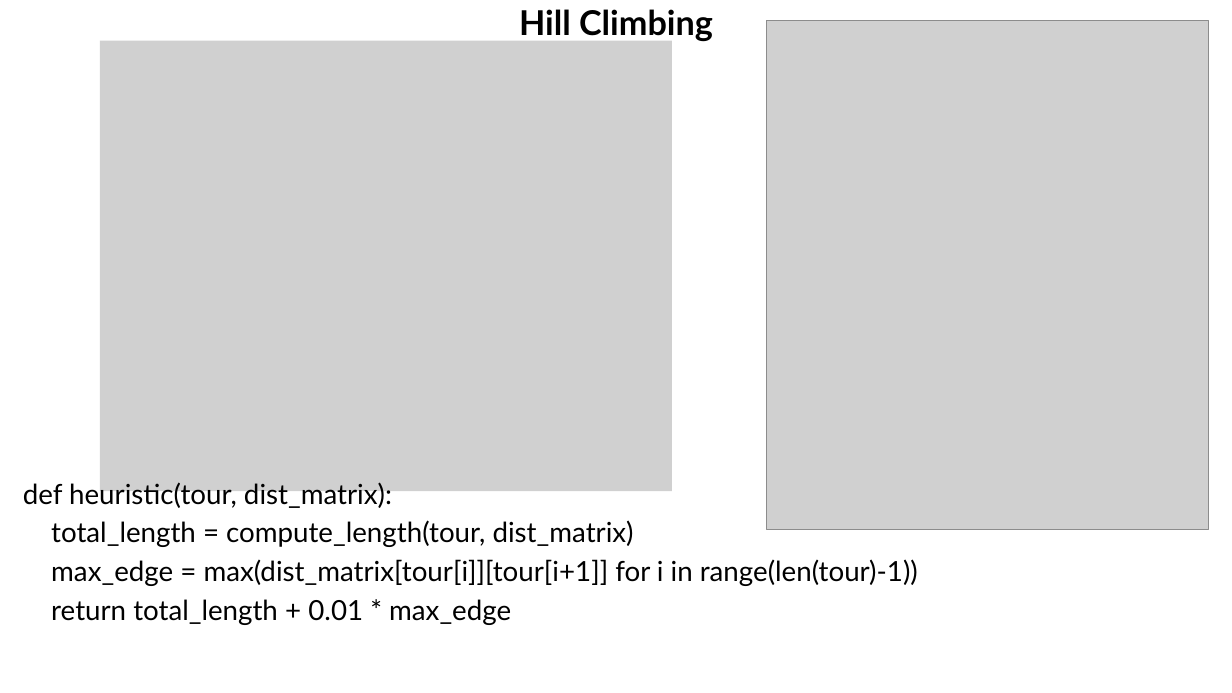
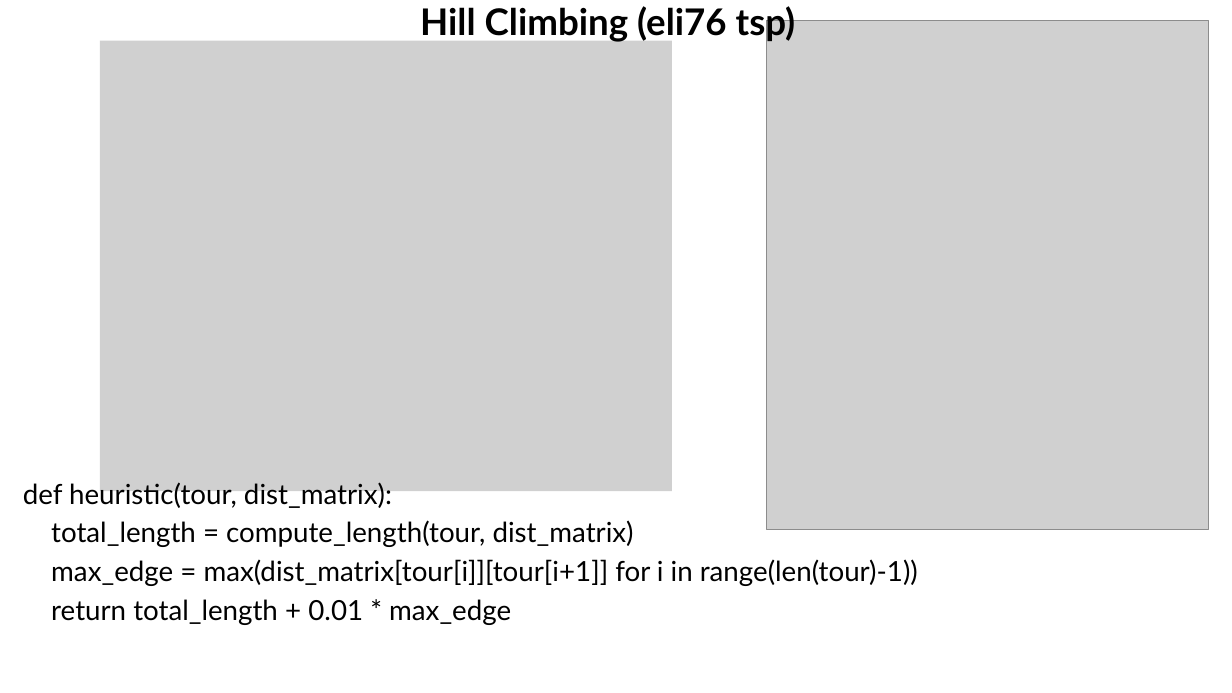
Before and after one commit to KowshikAllu/Search-and-Optimization-of-AI-algorithms, a slide deck: slide 4 of slides/AI_slides.pptx. Drawn at 1232x693 pixels with LibreOffice and Linux fonts; fonts in the diff are those of the drawing; grey boxes stand for pictures. Boxes give left, top, right and bottom in pixels: in the first picture for what was removed or moved away, otherwise in the second. Text is boxed around its words. In the diff, an @@ line names an element or a change of style, - is before the commit and + after.

```diff
--- a/slides/AI_slides.pptx
+++ b/slides/AI_slides.pptx
@@ text at [420,6,796,42]: text changed; size 40 to 43 pt @@
-Hill Climbing
+Hill Climbing (eli76 tsp)
```
Also in this commit, not shown: 3 other slides changed, 1 other file.
